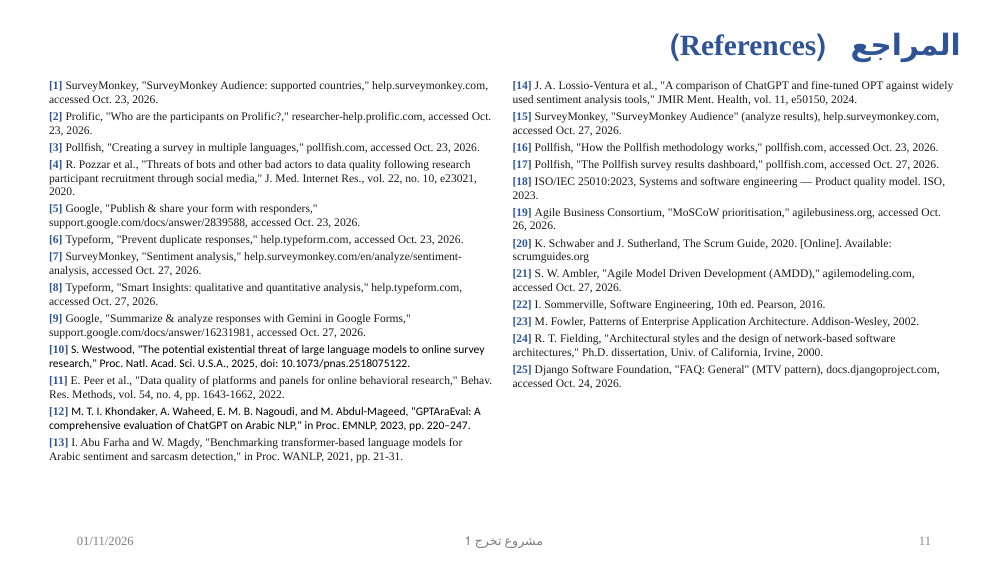
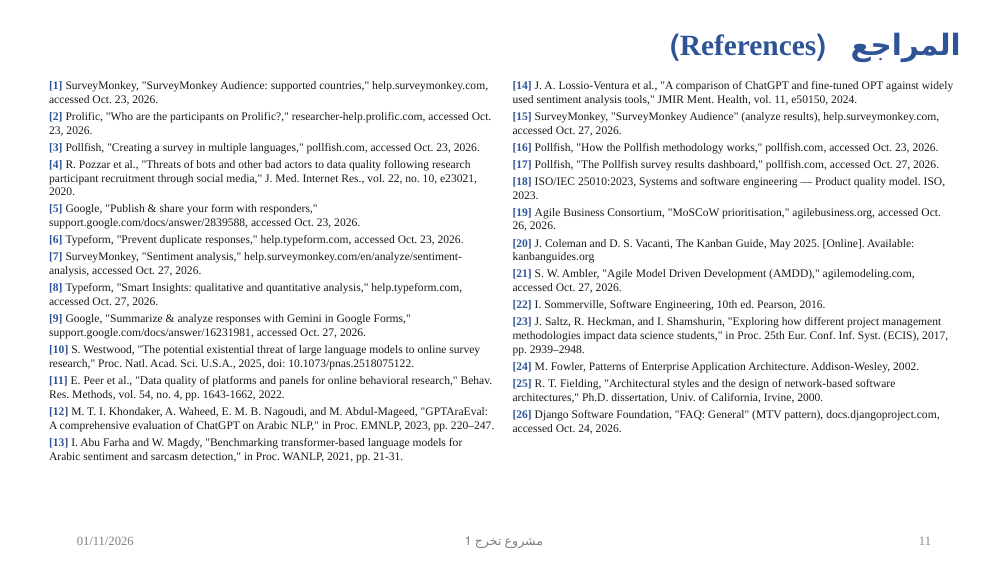
Before and after one commit to Yaman8almatar/smart-survey-platform, a slide deck: slide 11 of documentation/graduation-1/Smart Survey Platform - Graduation 1 - Seminar 1.pptx. Drawn at 1008x567 pixels with LibreOffice and Linux fonts; fonts in the diff are those of the drawing. Boxes give left, top, right and bottom in pixels: in the first picture for what was removed or moved away, otherwise in the second. Text is boxed around its words. In the diff, an @@ line names an element or a change of style, - is before the commit and + after.

Commit message:
docs: switch the project method to Kanban (slides, report, README, contributing guide)

```diff
--- a/documentation/graduation-1/Smart Survey Platform - Graduation 1 - Seminar 1.pptx
+++ b/documentation/graduation-1/Smart Survey Platform - Graduation 1 - Seminar 1.pptx
@@ text at [513,239,914,263]: text changed @@
-[20] K. Schwaber and J. Sutherland, The Scrum Guide, 2020. [Online]. Available: scrumguides.org
+[20] J. Coleman and D. S. Vacanti, The Kanban Guide, May 2025. [Online]. Available: kanbanguides.org
@@ text at [513,317,948,434]: text changed @@
-[23] M. Fowler, Patterns of Enterprise Application Architecture. Addison-Wesley, 2002.
-[24] R. T. Fielding, "Architectural styles and the design of network-based software architectures," Ph.D. dissertation, Univ. of California, Irvine, 2000.
-[25] Django Software Foundation, "FAQ: General" (MTV pattern), docs.djangoproject.com, accessed Oct. 24, 2026.
+[23] J. Saltz, R. Heckman, and I. Shamshurin, "Exploring how different project management methodologies impact data science students," in Proc. 25th Eur. Conf. Inf. Syst. (ECIS), 2017, pp. 2939–2948.
+[24] M. Fowler, Patterns of Enterprise Application Architecture. Addison-Wesley, 2002.
+[25] R. T. Fielding, "Architectural styles and the design of network-based software architectures," Ph.D. dissertation, Univ. of California, Irvine, 2000.
+[26] Django Software Foundation, "FAQ: General" (MTV pattern), docs.djangoproject.com, accessed Oct. 24, 2026.
@@ text at [49,345,494,432]: font Calibri to Times New Roman, text colour #000000 to #1A1A1A in "S. Westwood, "The potential existential threat of ...", "M. T. I. Khondaker, A. Waheed, E. ..." @@
```
Also in this commit, not shown: 5 other slides changed, 8 other files.
